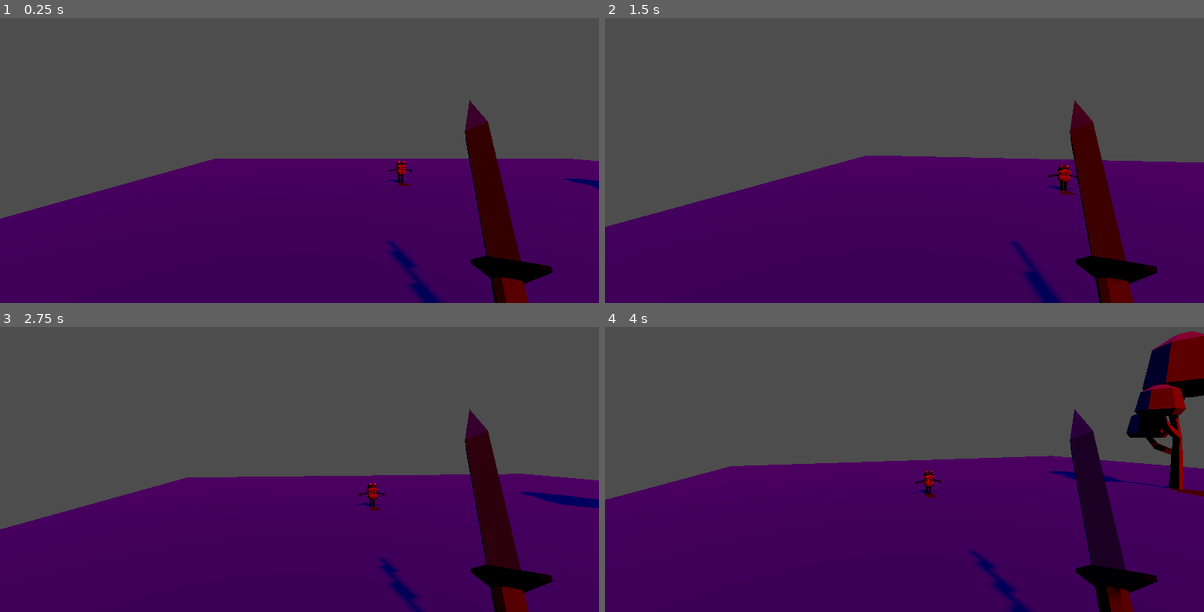
Above: before the commit, frames 1-4 (two rows, left to right).
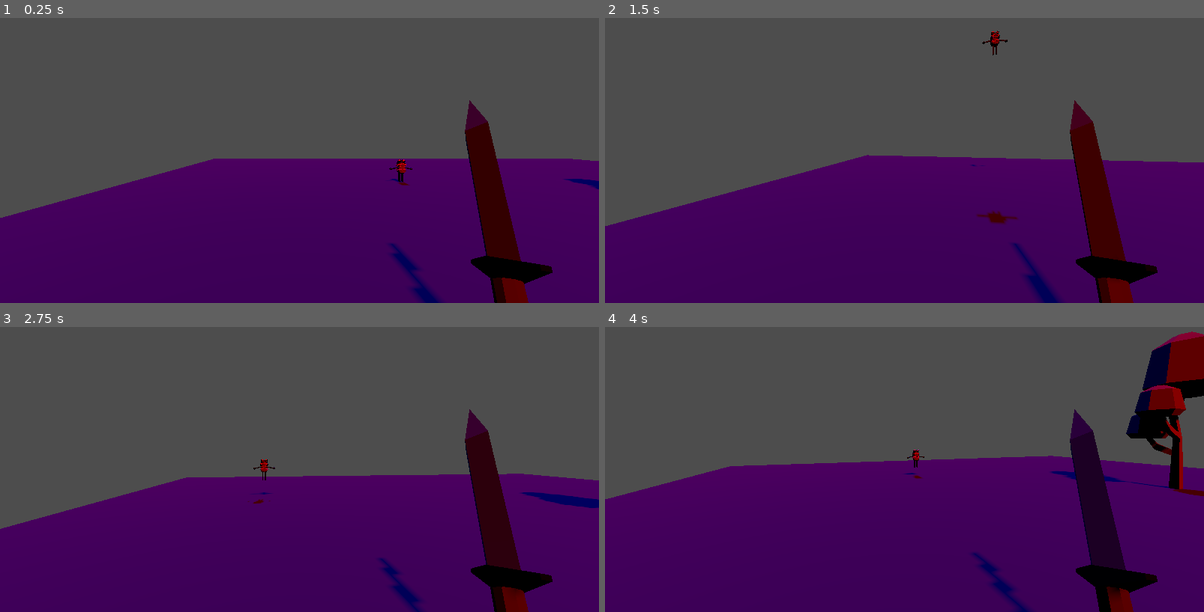
Above: after the commit, the same moments.

Repository: soetgdeznsgk/Nombre_Cherenkov
Game: Godot game, scene res://escenario.tscn
Same seed, same stepped clock (60 frames per second), same inputs: the game is played once before the commit and once after it.
Inputs (mouse positions are in pixels of both pictures, inside the frame that each line leads up to):
- Up to frame 1 (0.25 s): no input
- Up to frame 2 (1.5 s): tap Enter at 0.5 s; move the mouse to (934, 134) at 0.52 s; move the mouse to (874, 137) at 1.27 s
- Up to frame 3 (2.75 s): move the mouse to (311, 438) at 2.02 s
- Up to frame 4 (4 s): move the mouse to (898, 449) at 2.77 s; move the mouse to (946, 446) at 3.52 s

The runs differ from the first frame. In frame 1, 0.2% of the frame differs, in the area x 0-99%, y 49-95%; in frame 2, 0.5%, in the area x 0-96%, y 4-91%; in frame 3, 0.4%; in frame 4, 0.5%.

Commit message:
Primera versión de salto de rana

Diff:
--- a/escenario.tscn
+++ b/escenario.tscn
@@ -6,14 +6,16 @@
 [ext_resource type="PackedScene" uid="uid://bssh5jmisvkq6" path="res://rana.tscn" id="3_im530"]
 
 [sub_resource type="NavigationMesh" id="NavigationMesh_inggj"]
-vertices = PackedVector3Array(19.3018, 0.788359, -17.7381, 20.0518, 0.788359, -17.9881, 20.0518, 0.788359, -29.4881, 0.55183, 0.788359, -29.4881, 0.55183, 0.788359, -16.9881, 19.3018, 0.788359, -16.9881, 20.8018, 0.788359, -17.7381, 20.8018, 0.788359, -16.9881, 29.5518, 0.788359, -16.9881, 29.5518, 0.788359, -29.4881, 19.8018, 0.788359, -0.488121, 19.8018, 0.788359, -15.9881, 19.3018, 0.788359, -16.2381, 0.55183, 0.788359, -0.488121, 19.5518, 6.78836, -16.7381, 20.3018, 6.78836, -16.2381, 20.0518, 6.78836, -16.9881, 20.5518, 0.788359, -15.9881, 29.5518, 0.788359, -0.488121)
-polygons = [PackedInt32Array(1, 0, 2), PackedInt32Array(2, 0, 3), PackedInt32Array(3, 0, 4), PackedInt32Array(0, 5, 4), PackedInt32Array(8, 7, 6), PackedInt32Array(6, 1, 8), PackedInt32Array(8, 1, 2), PackedInt32Array(8, 2, 9), PackedInt32Array(11, 10, 12), PackedInt32Array(12, 10, 13), PackedInt32Array(12, 13, 4), PackedInt32Array(4, 5, 12), PackedInt32Array(16, 15, 14), PackedInt32Array(7, 8, 17), PackedInt32Array(17, 8, 18), PackedInt32Array(17, 18, 10), PackedInt32Array(10, 11, 17)]
+vertices = PackedVector3Array(19.2556, 0.459089, -17.2516, 20.0056, 0.459089, -17.5016, 20.0056, 0.459089, -29.5016, 0.505559, 0.459089, -29.5016, 0.505559, 0.459089, -16.7516, 19.2556, 0.459089, -16.7516, 20.5056, 0.459089, -17.5016, 20.7556, 0.459089, -16.7516, 29.5056, 0.459089, -16.7516, 29.5056, 0.459089, -29.5016, 19.5056, 6.70909, -16.7516, 20.2556, 6.70909, -16.2516, 20.2556, 6.70909, -17.0016, 19.7556, 0.459089, -0.501553, 19.7556, 0.459089, -16.0016, 0.505559, 0.459089, -0.501553, 20.5056, 0.459089, -16.0016, 29.5056, 0.459089, -0.501553)
+polygons = [PackedInt32Array(1, 0, 2), PackedInt32Array(2, 0, 3), PackedInt32Array(3, 0, 4), PackedInt32Array(0, 5, 4), PackedInt32Array(7, 6, 8), PackedInt32Array(8, 6, 9), PackedInt32Array(9, 6, 2), PackedInt32Array(6, 1, 2), PackedInt32Array(12, 11, 10), PackedInt32Array(14, 13, 5), PackedInt32Array(5, 13, 4), PackedInt32Array(4, 13, 15), PackedInt32Array(7, 8, 16), PackedInt32Array(16, 8, 17), PackedInt32Array(16, 17, 13), PackedInt32Array(13, 14, 16)]
 
 [sub_resource type="ConcavePolygonShape3D" id="ConcavePolygonShape3D_nog7x"]
 data = PackedVector3Array(1.6031, 1.3175, -1.1135, 1.5503, 0, -1.1476, 1.8336, 0, -1.1476, 1.5503, 0, -1.1476, 1.6031,  …(20256 unchanged characters)…
 
 [sub_resource type="ConcavePolygonShape3D" id="ConcavePolygonShape3D_ptdvs"]
 data = PackedVector3Array(0, 0, 0, 3, 0.3, 0, 3, 0, 0, 3, 0.3, 0, 0, 0, 0, 0, 0.3, 0, 0, 0.3, -3, 3, 0.3, 0, 0, 0.3, 0, …(284 unchanged characters)…
+
+[sub_resource type="BoxShape3D" id="BoxShape3D_t688q"]
 
 [node name="Escenario" type="Node3D"]
 
@@ -40,7 +42,7 @@
 [node name="arboles" type="Node" parent="NavigationRegion3D"]
 
 [node name="marmolito" type="MeshInstance3D" parent="NavigationRegion3D/arboles"]
-transform = Transform3D(1, 0, 0, 0, 1, 0, 0, 0, 1, 18.2967, 0.338358, -15.6497)
+transform = Transform3D(1, 0, 0, 0, 1, 0, 0, 0, 1, 18.2967, -0.0118899, -15.6497)
 mesh = ExtResource("2_5bn71")
 skeleton = NodePath("../../..")
 
@@ -51,8 +53,8 @@
 
 [node name="Geometría" type="Node" parent="NavigationRegion3D"]
 
-[node name="NaturePack001" type="MeshInstance3D" parent="NavigationRegion3D/Geometría"]
-transform = Transform3D(10, 0, 0, 0, 1, 0, 0, 0, 10, 0.0518303, 0.0383587, 0.0118794)
+[node name="NaturePack001" type="MeshInstance3D" parent="NavigationRegion3D/Geometría" groups=["Ambiente"]]
+transform = Transform3D(10, 0, 0, 0, 1, 0, 0, 0, 10, 0.00555933, -0.290911, -0.00155234)
 mesh = ExtResource("1_0s11j")
 skeleton = NodePath("../../..")
 
@@ -62,18 +64,30 @@
 shape = SubResource("ConcavePolygonShape3D_ptdvs")
 
 [node name="Rana" parent="." instance=ExtResource("3_im530")]
-transform = Transform3D(1, 0, 0, 0, 1, 0, 0, 0, 1, 11.5109, 0.338359, -20.9198)
+transform = Transform3D(1, 0, 0, 0, 1, 0, 0, 0, 1, 11.5109, 0.0471512, -20.9198)
 
 [node name="NodosDeNavegacion" type="Node" parent="."]
 
-[node name="nodo1" type="Node3D" parent="NodosDeNavegacion" groups=["NodosNavegacion"]]
-transform = Transform3D(1, 0, 0, 0, 1, 0, 0, 0, 1, 15.2025, 0, -25.2171)
+[node name="nodo1" type="Area3D" parent="NodosDeNavegacion" groups=["NodosNavegacion"]]
+transform = Transform3D(1, 0, 0, 0, 1, 0, 0, 0, 1, 6.5438, 0.824329, -21.5952)
 
-[node name="nodo2" type="Node3D" parent="NodosDeNavegacion" groups=["NodosNavegacion"]]
-transform = Transform3D(1, 0, 0, 0, 1, 0, 0, 0, 1, 24.883, 0, -8.65721)
+[node name="CollisionShape3D" type="CollisionShape3D" parent="NodosDeNavegacion/nodo1"]
+shape = SubResource("BoxShape3D_t688q")
 
-[node name="nodo3" type="Node3D" parent="NodosDeNavegacion" groups=["NodosNavegacion"]]
-transform = Transform3D(1, 0, 0, 0, 1, 0, 0, 0, 1, 13.4669, 0, -14.1386)
+[node name="nodo2" type="Area3D" parent="NodosDeNavegacion" groups=["NodosNavegacion"]]
+transform = Transform3D(1, 0, 0, 0, 1, 0, 0, 0, 1, 15.2025, 0.836001, -8.70863)
 
-[node name="nodo4" type="Node3D" parent="NodosDeNavegacion" groups=["NodosNavegacion"]]
-transform = Transform3D(1, 0, 0, 0, 1, 0, 0, 0, 1, 24.1848, 0, -26.2858)
+[node name="CollisionShape3D" type="CollisionShape3D" parent="NodosDeNavegacion/nodo2"]
+shape = SubResource("BoxShape3D_t688q")
+
+[node name="nodo3" type="Area3D" parent="NodosDeNavegacion" groups=["NodosNavegacion"]]
+transform = Transform3D(1, 0, 0, 0, 1, 0, 0, 0, 1, 24.5922, 0.834136, -25.2171)
+
+[node name="CollisionShape3D" type="CollisionShape3D" parent="NodosDeNavegacion/nodo3"]
+shape = SubResource("BoxShape3D_t688q")
+
+[node name="nodo4" type="Area3D" parent="NodosDeNavegacion" groups=["NodosNavegacion"]]
+transform = Transform3D(1, 0, 0, 0, 1, 0, 0, 0, 1, 2.73714, 0.798353, -25.2171)
+
+[node name="CollisionShape3D" type="CollisionShape3D" parent="NodosDeNavegacion/nodo4"]
+shape = SubResource("BoxShape3D_t688q")
--- a/project.godot
+++ b/project.godot
@@ -23,6 +23,7 @@
 
 Jugador="Referencia al nodo jugador"
 NodosNavegacion=""
+Ambiente=""
 
 [input]
 
--- a/rana.gd
+++ b/rana.gd
@@ -1,16 +1,64 @@
 extends Area3D
 
 @onready var navRef : NavigationAgent3D = $NavigationAgent3D
-var direction : Vector3
-var velocity := 0.01
+@onready var timer : Timer = $Timer
 
-func _process(delta: float) -> void:
-	navRef.target_position = GlobalDB.playerPosition
-	direction = navRef.get_next_path_position()
-	position -= direction.normalized() * velocity
+# Jump related variables and signals
+static var velocity := 0.1
+static var jump_direction := Vector3.UP * 10
+var starting_position : Vector3
+var jump_peak : Vector3
+var desired_position : Vector3
+var is_jumping := false
+var time : float
+signal finished_jump
 
-func jump() -> void:
-	pass
 
-func updateTarget() -> void:
-	pass
+func _ready() -> void:
+	navRef.target_position = get_tree().get_nodes_in_group("NodosNavegacion").pick_random().position
+	print("Rana : initial target position: ", navRef.target_position)
+
+
+func _physics_process(delta: float) -> void:
+	await get_tree().process_frame
+	if time <= 1 and is_jumping:
+		time += delta
+		if (position != jump_bezier(time)):
+			position = jump_bezier(time)
+		else: #ésto no se está ejecutando: TODO terminar de arreglar la colisión para que la rana pueda
+			# dar un paso intermedio antes de llegar a su destino, O, en su defecto, llenar de nodos el mapa,
+			# tal vez incluso utilizándolos como vectores de propagación de los charcos
+			finished_jump.emit()
+
+
+
+
+func jump_bezier(t : float) -> Vector3: # ésta curva describe el movimiento parabólico de la rana al saltar
+	var q0 = starting_position.lerp(jump_peak, t)
+	var q1 = jump_peak.lerp(desired_position, t)
+	var r = q0.lerp(q1, t)
+	return r
+
+
+func _on_area_entered(area) -> void:
+	print(area.name)
+	if area.is_in_group("NodosNavegacion"): #termina su recorrido
+		#await finished_jump
+		navRef.target_position = get_tree().get_nodes_in_group("NodosNavegacion").pick_random().position
+		print("Rana: cambio de objetivo")
+		is_jumping = false
+		time = 0
+		timer.start()
+	#elif area.is_in_group("Ambiente"): #pisa un lugar que no es su destino final
+		#print("choca con geometría")
+		#restart_jump()
+
+
+
+
+func restart_jump() -> void:
+	print("Rana: reinicia salto")
+	is_jumping = true
+	starting_position = position
+	jump_peak = jump_direction + ((position + navRef.get_next_path_position()) / 2)
+	desired_position = navRef.get_next_path_position()
--- a/rana.tscn
+++ b/rana.tscn
@@ -18,3 +18,22 @@
 shape = SubResource("BoxShape3D_clbxc")
 
 [node name="NavigationAgent3D" type="NavigationAgent3D" parent="."]
+
+[node name="Timer" type="Timer" parent="."]
+one_shot = true
+autostart = true
+
+[node name="pico_salto_debug" type="MeshInstance3D" parent="."]
+skeleton = NodePath("../Timer")
+
+[node name="prox_paso_debug" type="MeshInstance3D" parent="."]
+skeleton = NodePath("../Timer")
+
+[node name="q0_lerp_debug" type="MeshInstance3D" parent="."]
+skeleton = NodePath("../Timer")
+
+[node name="q1_lerp_debug" type="MeshInstance3D" parent="."]
+skeleton = NodePath("../Timer")
+
+[connection signal="area_entered" from="." to="." method="_on_area_entered"]
+[connection signal="timeout" from="Timer" to="." method="restart_jump"]
Not shown: 1 places in escenario.tscn that only renumber resources
